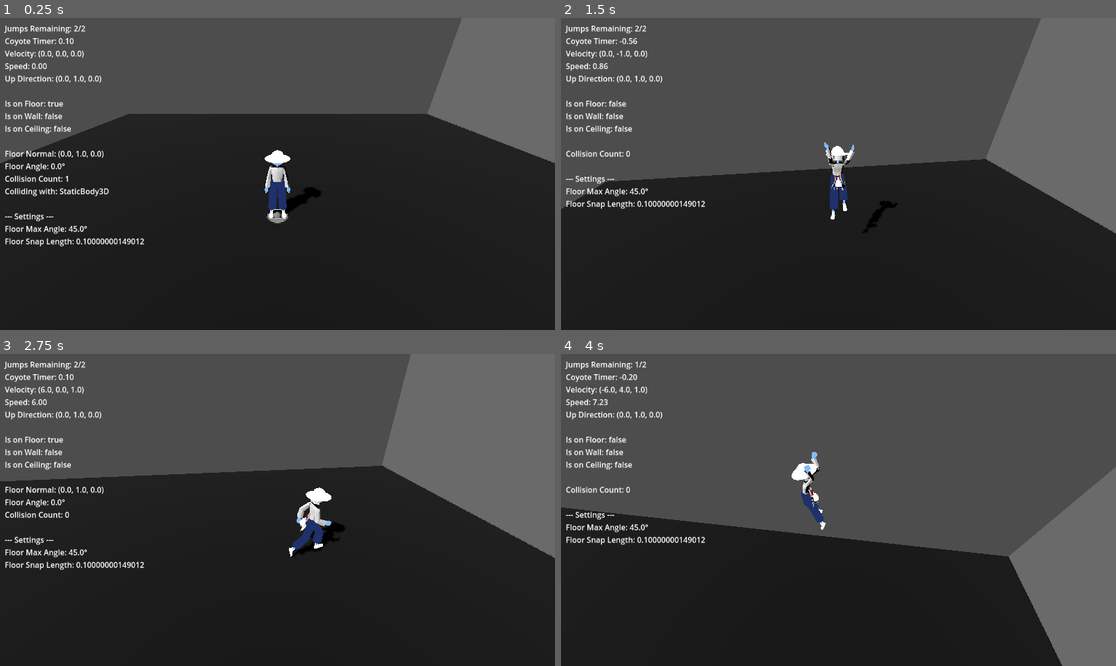
Above: before the commit, frames 1-4 (two rows, left to right).
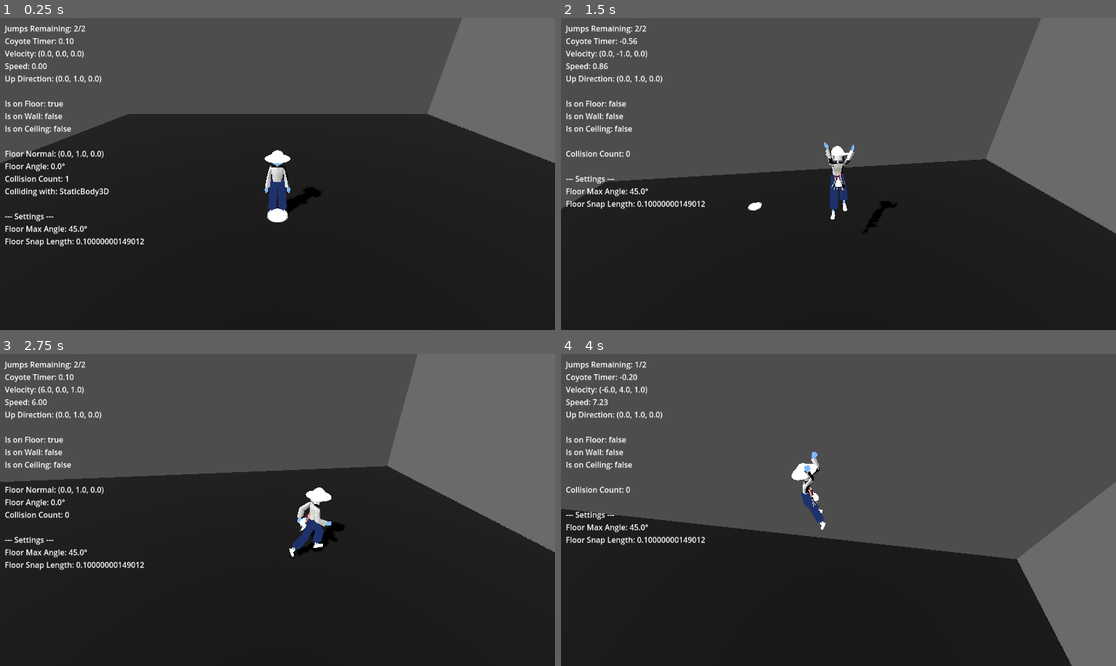
Above: after the commit, the same moments.

Repository: longiy/project_3c
Game: Godot game, scene res://SCENE.tscn
Same seed, same stepped clock (60 frames per second), same inputs: the game is played once before the commit and once after it.
Inputs (mouse positions are in pixels of both pictures, inside the frame that each line leads up to):
- Up to frame 1 (0.25 s): no input
- Up to frame 2 (1.5 s): move the mouse to (866, 174) at 0.52 s; hold W (move_forward) 0.53-1.25 s; hold Right mouse button (toggle_mouse_look) 0.53-1.25 s; click (866, 174) at 0.67 s; tap Space (jump) at 0.77 s; drag from (727, 189) to (810, 236) at 1.27 s
- Up to frame 3 (2.75 s): move the mouse to (333, 441) at 2.02 s; hold D (move_right) from 2.03 s (still down); hold Right mouse button (toggle_mouse_look) from 2.03 s (still down); click (333, 441) at 2.17 s
- Up to frame 4 (4 s): move the mouse to (832, 516) at 2.77 s; release D (move_right) at 2.78 s; release Right mouse button (toggle_mouse_look) at 2.78 s; hold W (move_forward) 2.78-3.53 s; tap Ctrl (walk) at 2.85 s; click (832, 516) at 2.92 s; tap Space (jump) at 3.02, 3.77 s; right-click (832, 516) at 3.05 s; move the mouse to (1005, 556) at 3.52 s; hold A (move_left) from 3.53 s (still down); hold Right mouse button (toggle_mouse_look) from 3.53 s (still down); click (1005, 556) at 3.67 s

The runs differ from the first frame. In frame 1, less than 0.1% of the frame differs, in the area x 48-52%, y 61-66%; in frame 2, less than 0.1%; in frame 3, 1.0%; in frame 4, 1.7%, in the area x 0-100%, y 34-100%.

Commit message:
SHIT SEMIWORKING

Diff:
--- a/InputComponent.gd
+++ b/InputComponent.gd
@@ -11,6 +11,7 @@
 @export_group("Click Navigation")
 @export var destination_marker: Node3D ## Visual marker for click destination
 @export var pathfinding_enabled = false ## Enable when you add NavMesh
+@export var show_cursor_preview = true ## Show marker at cursor position before clicking
 
 var character: CharacterBody3D
 var camera: Camera3D
@@ -19,12 +20,24 @@
 var has_click_destination = false
 var click_override_timer = 0.0
 
+# New preview variables
+var is_showing_preview = false
+var preview_position = Vector3.ZERO
+
 func _ready():
 	character = get_parent() as CharacterBody3D
 	if not character:
 		push_error("InputComponent must be child of CharacterBody3D")
 		return
 
+	# Initialize mouse state properly
+	is_mouse_captured = Input.mouse_mode == Input.MOUSE_MODE_CAPTURED
+
+	# If starting with visible mouse, enable preview immediately
+	if not is_mouse_captured and show_cursor_preview and mouse_navigation_enabled:
+		is_showing_preview = true
+		print("Initial preview mode enabled")
+
 func set_camera(cam: Camera3D):
 	camera = cam
 
@@ -32,14 +45,45 @@
 	if not camera:
 		return
 
-	# Track mouse capture state
+	# Track mouse capture state (but don't change it - ControllerCamera.gd handles that)
 	if event.is_action_pressed("toggle_mouse_look"):
-		is_mouse_captured = !is_mouse_captured
-
-	# Handle click navigation when mouse is not captured
-	if not is_mouse_captured and mouse_navigation_enabled:
+		# Wait for the camera script to process first, then check state
+		call_deferred("check_mouse_state_change")
+
+	# Handle click navigation when mouse is visible
+	if Input.mouse_mode == Input.MOUSE_MODE_VISIBLE and mouse_navigation_enabled:
 		if event is InputEventMouseButton and event.pressed and event.button_index == MOUSE_BUTTON_LEFT:
-			handle_click_navigation(event.position)
+			commit_to_destination(event.position)
+		elif event is InputEventMouseMotion and show_cursor_preview:
+			# Always try to update preview when mouse moves and cursor is visible
+			update_cursor_preview(event.position)
+
+func check_mouse_state_change():
+	var was_captured = is_mouse_captured
+	is_mouse_captured = Input.mouse_mode == Input.MOUSE_MODE_CAPTURED
+
+	# Debug prints
+	print("Mouse state changed - Captured: ", is_mouse_captured, " Was: ", was_captured)
+
+	if is_mouse_captured and was_captured != is_mouse_captured:
+		# Just became captured
+		hide_cursor_preview()
+		print("Hiding preview - mouse captured")
+	elif not is_mouse_captured and was_captured != is_mouse_captured:
+		# Just became visible
+		if show_cursor_preview and mouse_navigation_enabled:
+			is_showing_preview = true
+			print("Starting preview - mouse visible, is_showing_preview: ", is_showing_preview)
+			# Get current mouse position and start preview immediately
+			var mouse_pos = get_viewport().get_mouse_position()
+			print("Immediate preview at mouse position: ", mouse_pos)
+			update_cursor_preview(mouse_pos)
+
+func delayed_preview_start():
+	if Input.mouse_mode == Input.MOUSE_MODE_VISIBLE and is_showing_preview:
+		var mouse_pos = get_viewport().get_mouse_position()
+		print("Starting preview at mouse position: ", mouse_pos)
+		update_cursor_preview(mouse_pos)
 
 func _physics_process(delta):
 	if click_override_timer > 0:
@@ -62,9 +106,15 @@
 
 	return wasd_input
 
-func handle_click_navigation(screen_pos: Vector2):
-	if not camera or not character:
+func update_cursor_preview(screen_pos: Vector2):
+	if not camera or not character or not destination_marker:
+		print("Missing components for preview")
 		return
+
+	# Debug the inputs
+	print("Updating preview at screen pos: ", screen_pos)
+	print("Mouse mode: ", Input.mouse_mode)
+	print("Is showing preview: ", is_showing_preview)
 
 	# Raycast from camera to world
 	var space_state = character.get_world_3d().direct_space_state
@@ -75,7 +125,28 @@
 	var result = space_state.intersect_ray(query)
 
 	if result:
-		set_click_destination(result.position)
+		preview_position = result.position
+		destination_marker.global_position = preview_position
+		destination_marker.visible = true
+		print("Preview updated to world pos: ", preview_position)
+	else:
+		print("No raycast hit found")
+
+func commit_to_destination(screen_pos: Vector2):
+	if is_showing_preview:
+		# Use the current preview position as destination
+		set_click_destination(preview_position)
+		# DON'T disable preview mode - keep it active for next click
+		# is_showing_preview = false  # <-- This was the problem!
+
+		print("Committed to destination: ", preview_position)
+		# Optional: Change marker appearance to show it's now a committed destination
+		# You could add visual feedback here (different color, etc.)
+
+func hide_cursor_preview():
+	is_showing_preview = false
+	if destination_marker and not has_click_destination:
+		destination_marker.visible = false
 
 func set_click_destination(world_pos: Vector3):
 	click_destination = world_pos
@@ -89,8 +160,17 @@
 
 func cancel_click_destination():
 	has_click_destination = false
-	if destination_marker:
+	print("Cancelled click destination")
+
+	# If we're in preview mode and mouse is visible, continue showing preview
+	if is_showing_preview and Input.mouse_mode == Input.MOUSE_MODE_VISIBLE and destination_marker:
+		# Keep marker visible and update to current cursor position
+		var current_mouse_pos = get_viewport().get_mouse_position()
+		update_cursor_preview(current_mouse_pos)
+		print("Restored preview mode after cancelling destination")
+	elif destination_marker:
 		destination_marker.visible = false
+		print("Hidden marker - not in preview mode")
 
 func get_click_movement_vector() -> Vector2:
 	if not has_click_destination or not character:
--- a/MARKER.tscn
+++ b/MARKER.tscn
@@ -1,15 +1,9 @@
-[gd_scene load_steps=3 format=3 uid="uid://bsprrm672tx2s"]
+[gd_scene load_steps=2 format=3 uid="uid://bsprrm672tx2s"]
 
 [ext_resource type="Texture2D" uid="uid://cc7t3a5ncyf1y" path="res://Assets/grid-cursor.png" id="1_006f4"]
-
-[sub_resource type="SphereMesh" id="SphereMesh_006f4"]
 
 [node name="MARKER" type="Node3D"]
 
 [node name="Sprite3D" type="Sprite3D" parent="."]
-transform = Transform3D(0.5, 0, 0, 0, -2.18557e-08, -0.5, 0, 0.5, -2.18557e-08, 0, 0, 0)
+transform = Transform3D(0.5, 0, 0, 0, -2.18557e-08, -0.5, 0, 0.5, -2.18557e-08, 0, 0.01, 0)
 texture = ExtResource("1_006f4")
-
-[node name="MeshInstance3D" type="MeshInstance3D" parent="."]
-transform = Transform3D(0.2, 0, 0, 0, 0.2, 0, 0, 0, 0.2, 0, 0, 0)
-mesh = SubResource("SphereMesh_006f4")
--- a/SCENE.tscn
+++ b/SCENE.tscn
@@ -98,7 +98,6 @@
 [node name="InputComponent" type="Node" parent="CHARACTER" node_paths=PackedStringArray("destination_marker")]
 script = ExtResource("6_w862e")
 destination_marker = NodePath("../../MARKER")
-pathfinding_enabled = true
 
 [node name="PS_Character_Gurl" parent="CHARACTER" instance=ExtResource("3_aeafk")]
 
